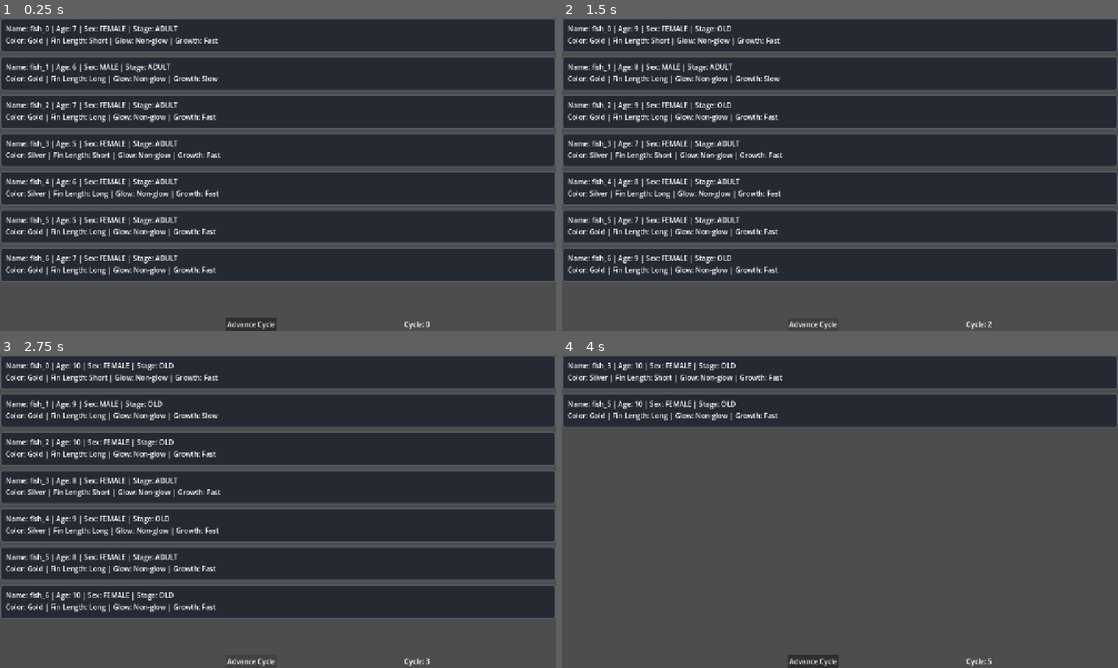
Above: before the commit, frames 1-4 (two rows, left to right).
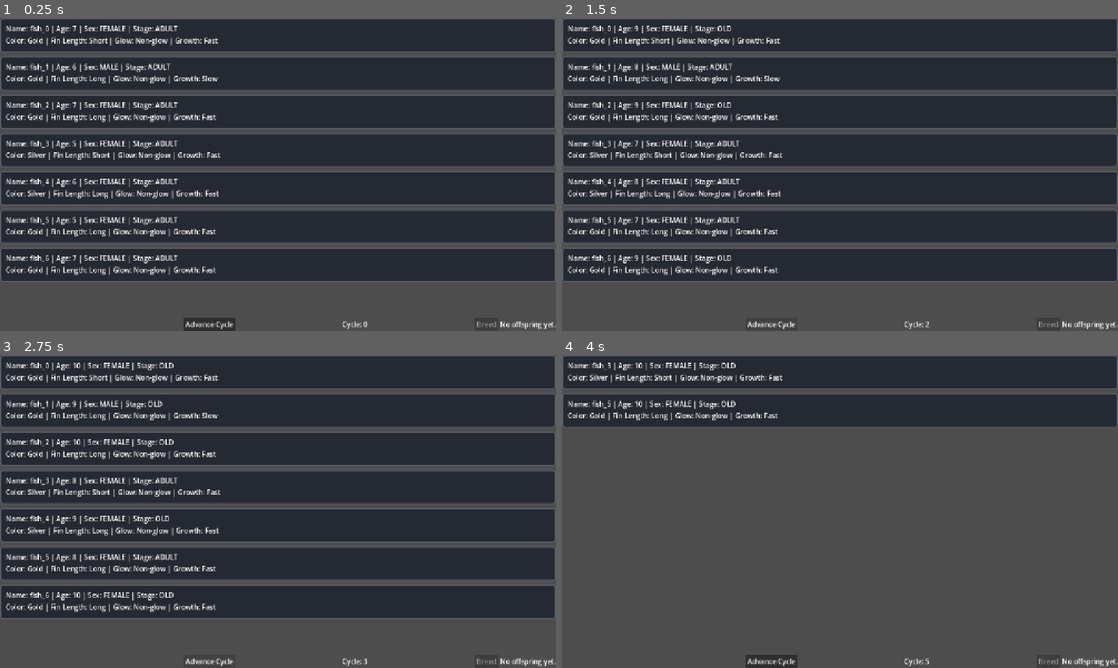
Above: after the commit, the same moments.

Repository: Impendable/project-guppy
Game: Godot game, scene res://ui/roster_screen.tscn
The game is run twice, just before and just after one commit, with the same random seed, the same clock (stepped at 60 frames per second) and the same inputs.
Inputs (mouse positions are in pixels of both pictures, inside the frame that each line leads up to):
- Up to frame 1 (0.25 s): no input
- Up to frame 2 (1.5 s): click "Advance Cycle" at 0.5 s; click "Advance Cycle" at 1.25 s
- Up to frame 3 (2.75 s): click "Advance Cycle" at 2 s
- Up to frame 4 (4 s): tap Enter at 2.75 s; move the mouse to (840, 373) at 2.77 s; click (840, 373) at 2.92 s; tap Space at 3.5 s; click (840, 373) at 3.67 s

The runs differ from the first frame. In frame 1, 0.8% of the frame differs, in the area x 33-100%, y 95-100%; in frame 2, 0.4%; in frame 3, 0.4%; in frame 4, 0.8%.

Commit message:
fix: Breeding system implemented, workflow for release tags fixed, test scene renamed and moved to test folder. Version updated in project files

Diff:
--- a/project.godot
+++ b/project.godot
@@ -11,6 +11,7 @@
 [application]
 
 config/name="GUPPY"
+config/version="0.4.0"
 run/main_scene="uid://c36fdkbihrc31"
 config/features=PackedStringArray("4.7", "GL Compatibility")
 config/icon="res://icon.svg"
--- a/sim/breeding_system.gd
+++ b/sim/breeding_system.gd
@@ -15,3 +15,33 @@
 		offspring.alleles[trait_id] = [pair_a[random_a], pair_b[random_b]]
 
 	return offspring
+
+static func make_offspring(mom: FishData, dad: FishData, offspring_id: String, registry: TraitRegistry, rng: RandomNumberGenerator) -> FishData:
+	assert(
+		not offspring_id.is_empty(),
+		"Offspring needs a session-assigned ID."
+	)
+
+	var offspring := FishData.new()
+	offspring.id = offspring_id
+	offspring.display_name = offspring_id
+
+	offspring.genome = breed(mom.genome, dad.genome, rng)
+	offspring.cached_phenotype_dictionary = PhenotypeResolver.resolve(
+		offspring.genome,
+		registry
+	)
+
+	offspring.age = 0
+	offspring.life_stage = FishData.LifeStage.FRY
+
+	offspring.sex = (
+		FishData.Sex.FEMALE
+		if rng.randi_range(0,1) == 0
+		else FishData.Sex.MALE
+	)
+
+	offspring.health = 100
+	offspring.lineage = [mom.id, dad.id]
+
+	return offspring
--- a/tests/test_aging.gd
+++ b/tests/test_aging.gd
@@ -1,7 +1,4 @@
 extends Control
-
-@onready var lifecycle_config: LifecycleConfig = load("res://resources/lifecycle_config.tres")
-var cycles_run := 0
 
 const TEST_CYCLES := 30
 
--- a/ui/roster_screen.gd
+++ b/ui/roster_screen.gd
@@ -5,6 +5,8 @@
 
 @onready var cycle_label: Label = %CycleLabel
 @onready var advance_button: Button = %AdvanceCycleButton
+@onready var breed_button: Button = %BreedButton
+@onready var breed_result_label: Label = %BreedResultlabel
 @onready var card_container: VBoxContainer = %FishCardContainer
 
 var registry: TraitRegistry
@@ -13,21 +15,26 @@
 var roster: Array[FishData] = []
 var selected_parent_ids: Array[String] = []
 var cards_by_id: Dictionary[String, FishCard] = {}
+var next_fish_id: int = 0
 
 
 func _ready() -> void:
 	registry = load("res://resources/trait_registry.tres")
 	lifecycle_config = load("res://resources/lifecycle_config.tres")
 	roster = RosterGenerator.generate(registry, Debug.rng)
+	next_fish_id = roster.size()
 
 	advance_button.pressed.connect(_on_advance_cycle_button_pressed)
 	TimeManager.cycle_advanced.connect(_on_cycle_advanced)
+	breed_button.pressed.connect(_on_breed_button_pressed)
 
 	cycle_label.text = "Cycle: %d" % TimeManager.cycle
 	_refresh_roster_ui()
+
 
 func _on_advance_cycle_button_pressed() -> void:
 	TimeManager.advance_cycle()
+
 
 func _on_cycle_advanced(cycle: int) -> void:
 	var dead := AgingSystem.advance(roster, lifecycle_config)
@@ -35,6 +42,7 @@
 		roster.erase(fish)
 	cycle_label.text = "Cycle: %d" % cycle
 	_refresh_roster_ui()
+
 
 func _refresh_roster_ui() -> void:
 	var live_ids: Array[String] = []
@@ -87,6 +95,8 @@
 		if card.get_index() != index:
 			card_container.move_child(card, index)
 
+	_refresh_breed_button()
+
 
 func _on_parent_selection_requested(fish_id: String) -> void:
 	var fish := _find_fish(fish_id)
@@ -129,3 +139,76 @@
 			return fish
 
 	return null
+
+
+func _allocate_fish_id() -> String:
+	var allocated_id := "fish_%d" % next_fish_id
+	next_fish_id += 1
+	return allocated_id
+
+
+func _get_breeding_parents() -> Array[FishData]:
+	if selected_parent_ids.size() != MAX_SELECTED_PARENTS:
+		return []
+	if selected_parent_ids[0] == selected_parent_ids[1]:
+		return []
+
+	var first := _find_fish(selected_parent_ids[0])
+	var second := _find_fish(selected_parent_ids[1])
+
+	if first == null or second == null:
+		return []
+	if(
+		first.life_stage != FishData.LifeStage.ADULT
+		or second.life_stage != FishData.LifeStage.ADULT
+	):
+		return []
+	#Always return mother first and father second
+	if(
+		first.sex == FishData.Sex.FEMALE
+		and second.sex == FishData.Sex.MALE
+	):
+		return [first, second]
+	if(
+		first.sex == FishData.Sex.MALE
+		and second.sex== FishData.Sex.FEMALE
+	):
+		return[second, first]
+	return []
+
+
+func _refresh_breed_button() -> void:
+	var parents := _get_breeding_parents()
+
+	breed_button.disabled = parents.is_empty()
+
+	breed_button.tooltip_text = (
+		"Select one adult female and one adult male."
+		if parents.is_empty()
+		else "Create one fry without advancing the cycle."
+	)
+
+
+func _on_breed_button_pressed() -> void:
+	var parents := _get_breeding_parents()
+
+	#Recheck the actual data before allocating an ID or breeding
+	if parents.is_empty():
+		_refresh_roster_ui()
+		return
+	var offspring := BreedingSystem.make_offspring(
+		parents[0],
+		parents[1],
+		_allocate_fish_id(),
+		registry,
+		Debug.rng
+	)
+
+	roster.append(offspring)
+
+	breed_result_label.text = "Last birth: %s | Glow: %s" % [
+		offspring.display_name,
+		offspring.cached_phenotype_dictionary["glow"],
+	]
+
+	_refresh_roster_ui()
--- a/ui/roster_screen.tscn
+++ b/ui/roster_screen.tscn
@@ -48,3 +48,14 @@
 size_flags_horizontal = 6
 horizontal_alignment = 1
 vertical_alignment = 1
+
+[node name="BreedButton" type="Button" parent="HBoxContainer" unique_id=1469823852]
+unique_name_in_owner = true
+layout_mode = 2
+text = "Breed
+"
+
+[node name="BreedResultlabel" type="Label" parent="HBoxContainer" unique_id=1496636104]
+unique_name_in_owner = true
+layout_mode = 2
+text = "No offspring yet."
Not shown, changed: .releaserc.json
Renamed: ui/main.tscn -> tests/test.tscn
Not shown, changed: .github/workflows/release.yml
